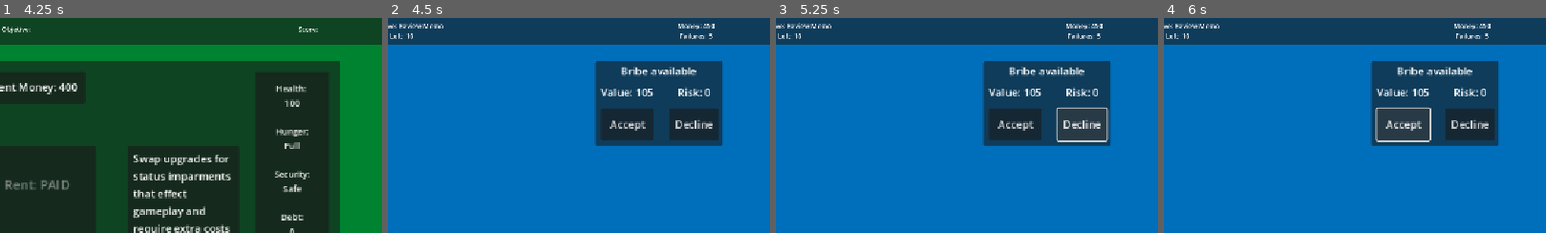
Above: before the commit, frames 1-4 (left to right).
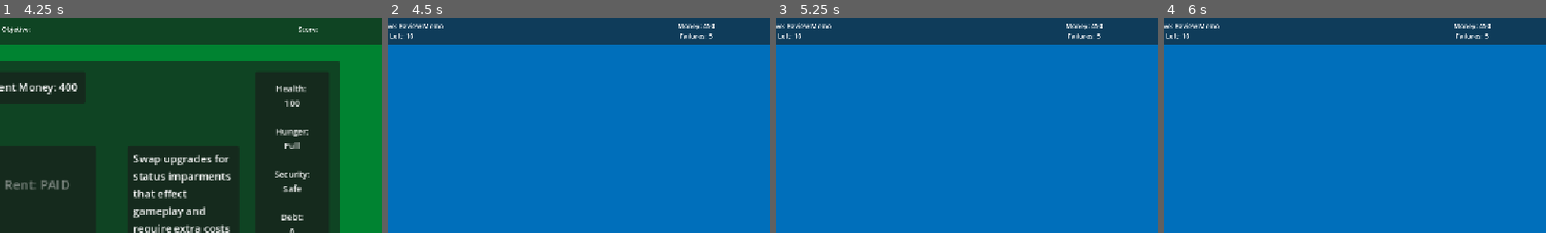
Above: after the commit, the same moments.

Repository: andrewpressman/Operation-OS
Game: Godot game, scene res://Menu/MainMenu.tscn
Two runs of this game, one before a commit and one after it. Both use one fixed random seed, a clock stepped at 60 frames per second and the inputs below.
Inputs (mouse positions are % of the whole screen's width and height, from its top left):
- Up to frame 1 (4.25 s): click "New Game" at 0.5 s; click "Files" at 1.25 s; click "Finances" at 2 s; click "Rent: $100" at 2.75 s; click "Pay bills" at 3.5 s
- Up to frame 2 (4.5 s): click "Go to work" at 4.25 s
- Up to frame 3 (5.25 s): click (90, 25) at 5 s, where only the run before the commit has a clickable "Decline"
- Up to frame 4 (6 s): click (81, 25) at 5.75 s, where only the run before the commit has a clickable "Accept"
The pictures show only the part of the screen within x 50-100%, y 0-50%; the shares and areas given below are measured in that part.

Frame 1 is identical in both runs. In frame 2, 13% of the frame differs, in the area x 54-88%, y 20-60%; in frame 3, 13%; in frame 4, 13%.

Commit message:
Bribe implementation
bribes can now be accepted or ignored
Value will be added to money if task is successful
Player will lose a life and the task will not count to the shift
Bribes will appear for 1 in 5 tasks

Diff:
--- a/Tasks/Buttons.gd
+++ b/Tasks/Buttons.gd
@@ -30,7 +30,9 @@
 				TargetButton = GlobalObj.TargetButton
 			2:
 				#UpdateL1 and R1
+				@warning_ignore("narrowing_conversion")
 				TargetL1 = GlobalObj.TargetLeversL1
+				@warning_ignore("narrowing_conversion")
 				TargetR1 = GlobalObj.TargetLeversR1
 			3:
 				TargetSwitch = GlobalObj.TargetSwitch
@@ -101,7 +103,6 @@
 func Confirm():
 	SetLevers(false)
 	SetSwitchBoard(false)
-	var CorrectSwitch : bool = false
 	var case = GlobalObj.TargetWindow
 	match case:
 		2:
--- a/Tasks/FileManager.gd
+++ b/Tasks/FileManager.gd
@@ -32,7 +32,7 @@
 func Kill():
 	queue_free()
 
-func _process(delta):
+func _process(_delta):
 	if TargetDropdown.get_selected_id() != 0 && SourceDropdown.get_selected_id() != 0:
 		$Transfer.disabled = false
 	else:
--- a/Work/Bribe.gd
+++ b/Work/Bribe.gd
@@ -5,18 +5,25 @@
 var Accept : bool
 
 func _ready() -> void:
+	SetBribeValue()
 	SetBribeRisk()
+
+func reset():
 	SetBribeValue()
+	SetBribeRisk()
 
 func AcceptBribe():
 	Accept = true
-	print("accept")
-	#alter task
+	GlobalVar.BribeTaken = true
+	var SecurityHit = randi_range(0,Risk)
+	GlobalVar.Security = GlobalVar.Security - SecurityHit
+	get_parent().GetNewTask()
+
 
 func DeclineBribe():
 	Accept = false
-	print("decline")
-	#Close window
+	GlobalVar.BribeTaken = false
+	get_parent().hideBribe()
 
 func SetBribeValue():
 	var low : int
@@ -26,6 +33,7 @@
 	high = GlobalVar.Security * 2
 
 	Value = randi_range(low, high)
+	GlobalVar.BribeValue = Value
 	$Value.text = "Value: " + str(Value)
 
 func SetBribeRisk():
@@ -36,5 +44,7 @@
 	high = Value * 2
 
 	Risk = randi_range(low, high)
+	@warning_ignore("integer_division")
 	Risk = Risk / 10
+	GlobalVar.BribeRisk = Value
 	$Risk.text = "Risk: " + str(Risk)
--- a/Work/WorkController.gd
+++ b/Work/WorkController.gd
@@ -41,16 +41,17 @@
 	GetNewTask()
 
 
-func _process(delta):
+func _process(_delta):
 	if CurrentScore != GlobalVar.Score:
 		UpdateScore()
 
-	if GlobalObj.ObjectiveComplete == true:
+	if GlobalObj.ObjectiveComplete:
 		GlobalObj.ObjectiveComplete = false
-		GlobalVar.Tasks = GlobalVar.Tasks - 1
+		if !GlobalVar.BribeTaken:
+			GlobalVar.Tasks = GlobalVar.Tasks - 1
 
 		#TEMP: show fail and victory
-		if GlobalVar.Lives == 0:
+		if GlobalVar.Lives <= 0:
 			#TODO: something?
 			pass
 		elif GlobalVar.Tasks == 0:
@@ -61,6 +62,22 @@
 				SetObjective()
 		else:
 			GetNewTask()
+			GetBribe()
+
+func GetBribe():
+	var rand = randi_range(1,5)
+	if  rand == 1:
+		$Bribe.visible = true
+		GlobalVar.BribeTaken = false
+		$Bribe.reset()
+	else:
+		$Bribe.visible = false
+
+func AcceptBribe():
+	GetNewTask()
+
+func hideBribe():
+	$Bribe.visible = false
 
 #Go to home Desktop
 func GoHome():
@@ -71,6 +88,9 @@
 	if GlobalObj.TaskFailed:
 		GlobalVar.Lives = GlobalVar.Lives - 1
 	else:
+		if GlobalVar.BribeTaken:
+			GlobalVar.Lives = GlobalVar.Lives - 1
+			GlobalVar.Money += GlobalVar.BribeValue
 		GlobalVar.Money += GlobalVar.Salary
 
 #Gets a new objective
@@ -93,7 +113,8 @@
 
 #Sets objective text
 func SetObjective():
-	var Objective : String = "Current Objective: "
+	var Objective : String
+	Objective = "Current Objective: "
 	match GlobalVar.CurrentObj:
 		1:
 			Objective = Objective + "Input number " + str(GlobalObj.NumberpadNum)
@@ -106,7 +127,11 @@
 		5:
 			Objective = Objective + "Shift Complete"
 
+	if GlobalVar.BribeTaken && GlobalVar.CurrentObj != 5:
+		Objective = Objective + " : BRIBE TASK"
+
 	Objective = Objective + "\n Tasks Left: " +  str(GlobalVar.Tasks)
+
 	$Header/ObjectiveText.text = Objective
 
 #Updates score
--- a/Work/WorkDesktop.tscn
+++ b/Work/WorkDesktop.tscn
@@ -129,6 +129,7 @@
 text = "Go Home"
 
 [node name="Bribe" type="Panel" parent="."]
+visible = false
 offset_left = 888.0
 offset_top = 64.0
 offset_right = 1080.0
@@ -139,7 +140,7 @@
 layout_mode = 0
 offset_right = 192.0
 offset_bottom = 32.0
-text = "Bribe available"
+text = "Bribe Available"
 horizontal_alignment = 1
 vertical_alignment = 1
 
--- a/global_Objectives.gd
+++ b/global_Objectives.gd
@@ -24,7 +24,6 @@
 	GlobalVar.CurrentObj = 2
 	ObjectiveComplete = false
 	TargetWindow = randi_range(1,3)
-	print(str(TargetWindow))
 	match TargetWindow:
 		1:
 			TargetButton = randi_range(1,4)
--- a/global_Variables.gd
+++ b/global_Variables.gd
@@ -30,6 +30,11 @@
 var Hunger : int # 0 - 100 -> starving, hungry, irritated, fed, full
 var Security : int #0 - 100 -> Imminent Threat, In Danger, Low Risk, Safe
 
+#Bribes tracker
+var BribeValue : int
+var BribeRisk : int
+var BribeTaken : int
+
 #Intial Starting Values
 var StartMoney : int = 500
 var StartRentPrice : int = 100
